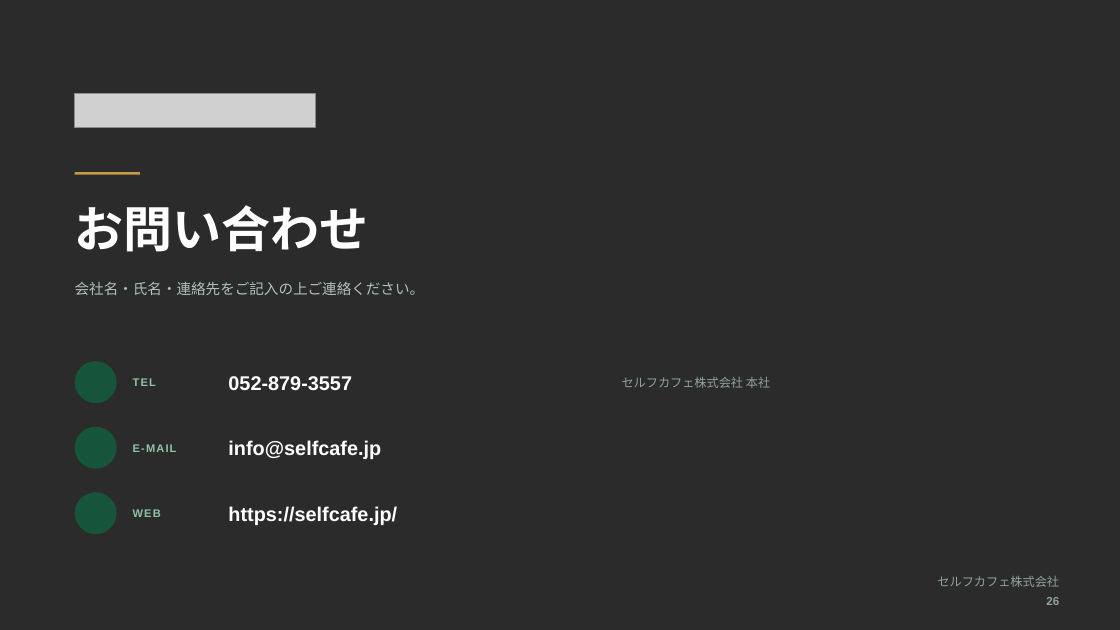
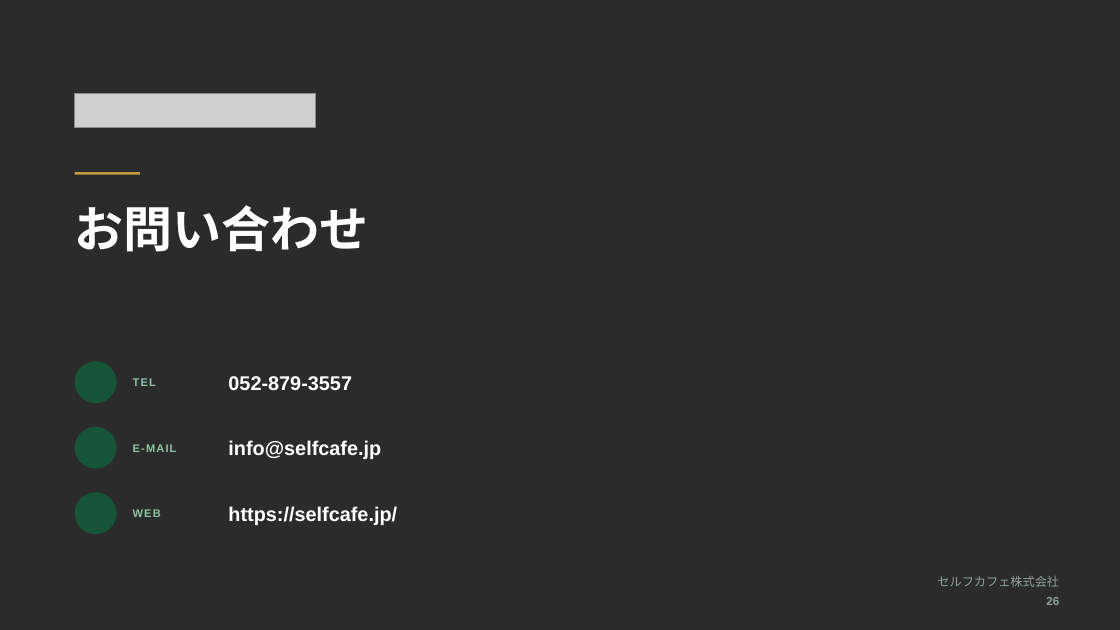
Before and after one commit to a5408071-cmd/suzuki-ceo, a slide deck: slide 26 of selfcafe-gyomu-deck/selfcafe-gyomu-deck.pptx. Drawn at 1120x630 pixels with LibreOffice and Linux fonts; fonts in the diff are those of the drawing; grey boxes stand for pictures; background and template pictures are left out; a plain dark background stands for a picture behind light text. Boxes give left, top, right and bottom in pixels: in the first picture for what was removed or moved away, otherwise in the second. Text is boxed around its words. In the diff, an @@ line names an element or a change of style, - is before the commit and + after.

```diff
--- a/selfcafe-gyomu-deck/selfcafe-gyomu-deck.pptx
+++ b/selfcafe-gyomu-deck/selfcafe-gyomu-deck.pptx
@@ text removed at [75, 282, 425, 295] @@
-会社名・氏名・連絡先をご記入の上ご連絡ください。
@@ text removed at [622, 377, 770, 388] @@
-セルフカフェ株式会社 本社
```
Also in this commit, not shown: 1 other slide changed, 5 other files.
